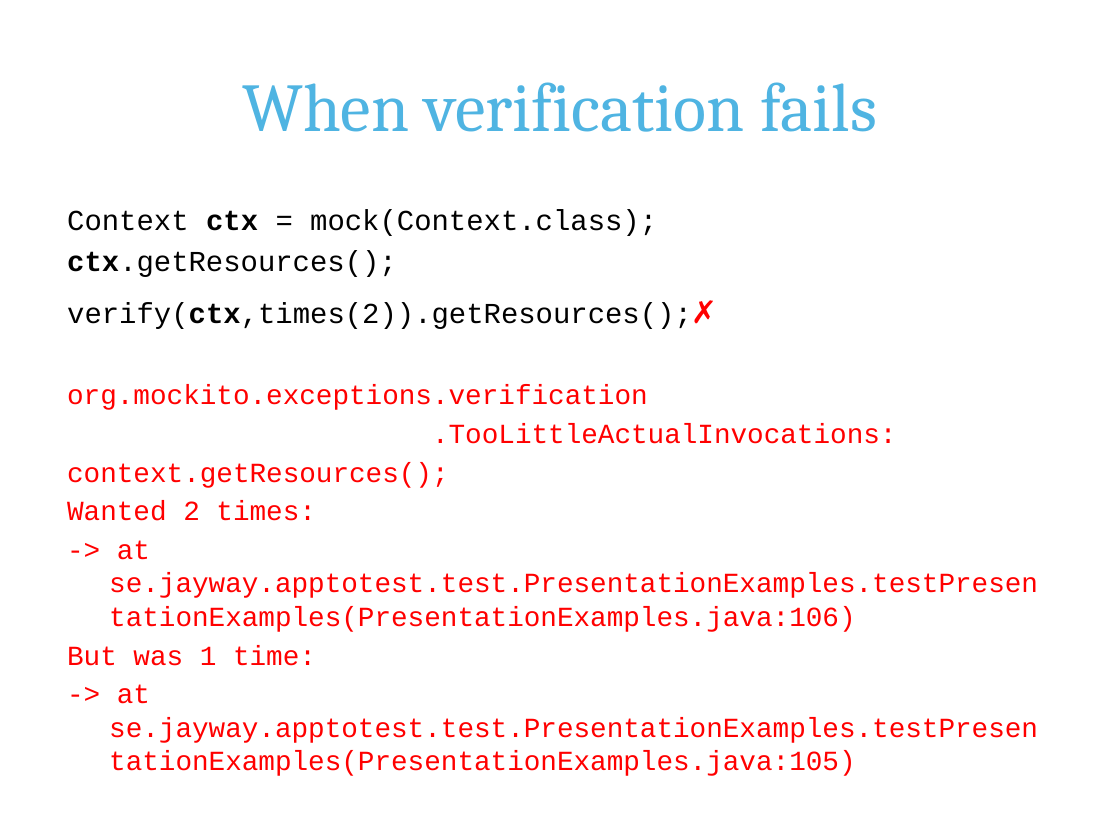
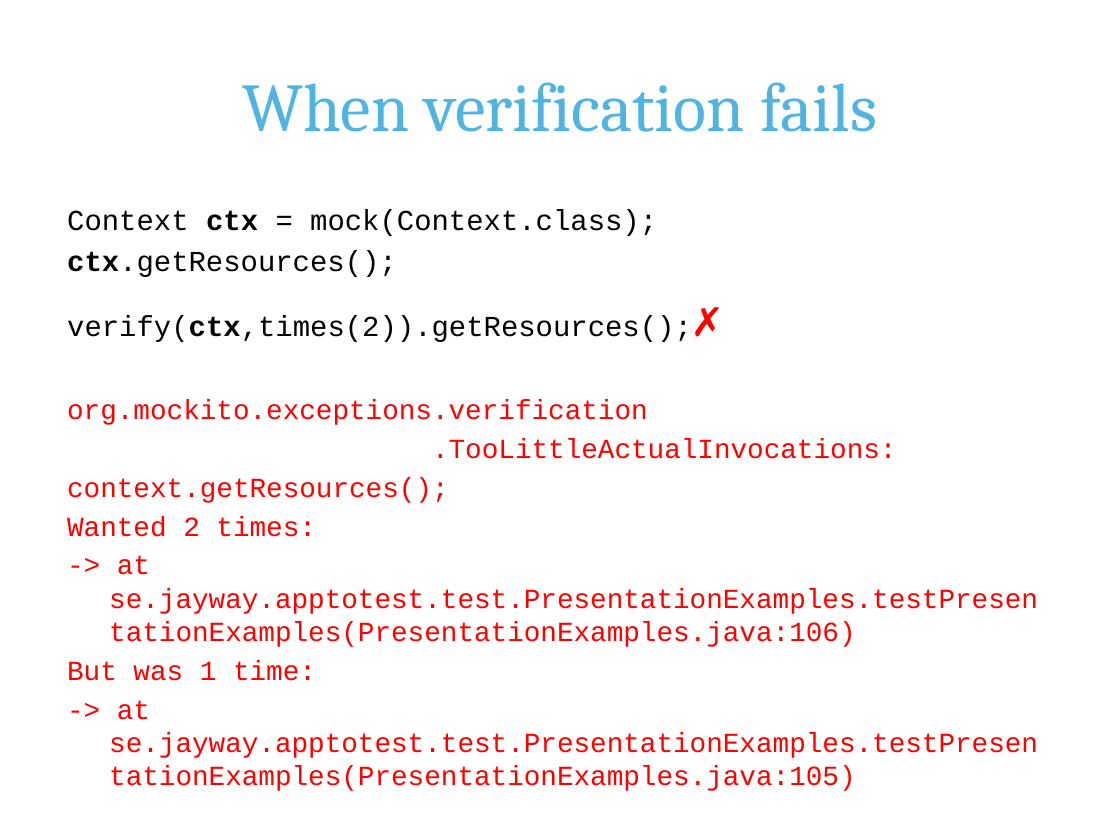
Before and after one commit to erjw/mockito-basic-lab, a slide deck: slide 9 of mockito-presentation.pptx. Drawn at 1120x840 pixels with LibreOffice and Linux fonts; fonts in the diff are those of the drawing; background and template pictures are left out. Boxes give left, top, right and bottom in pixels: in the first picture for what was removed or moved away, otherwise in the second. Text is boxed around its words. In the diff, an @@ line names an element or a change of style, - is before the commit and + after.

```diff
--- a/mockito-presentation.pptx
+++ b/mockito-presentation.pptx
@@ text at (67,315,692,342): size 24.8 to 31.8 pt in "verify(ctx,times(2)).getResources();✗" @@
```
Also in this commit, not shown: 7 other slides changed.
